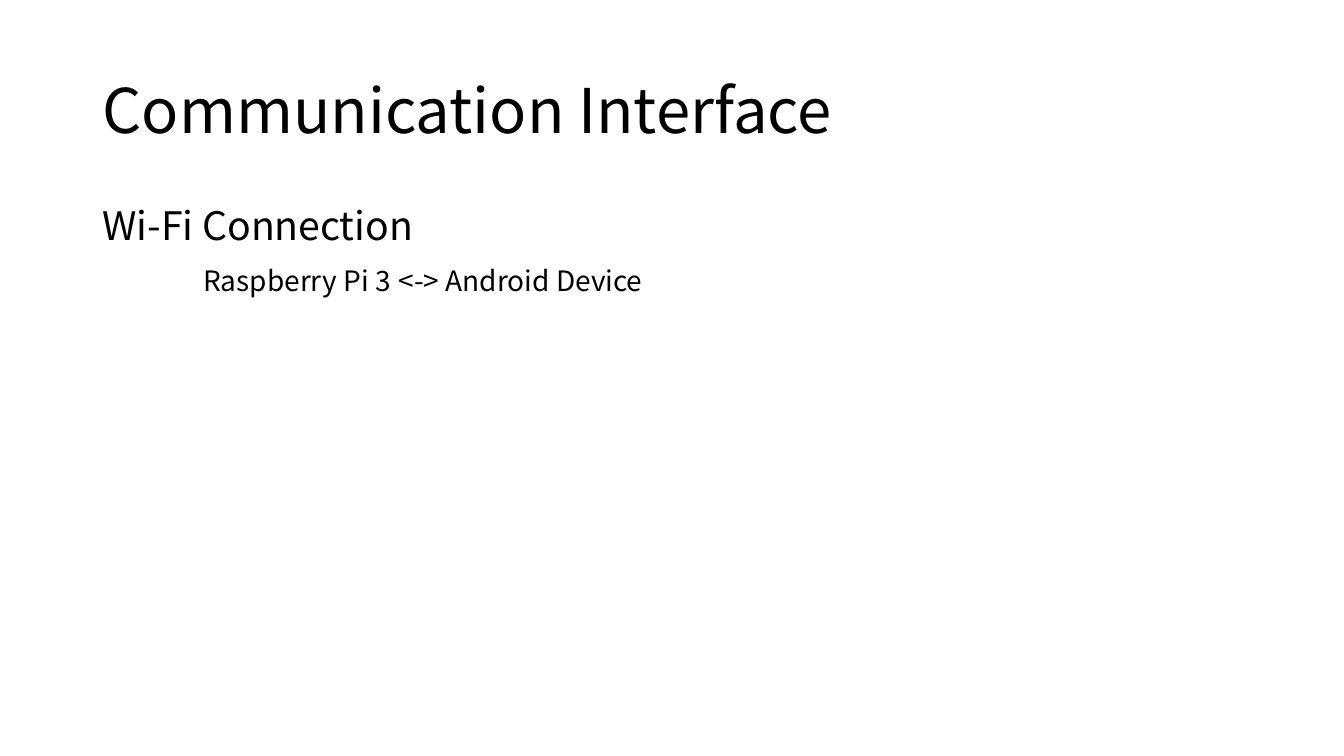
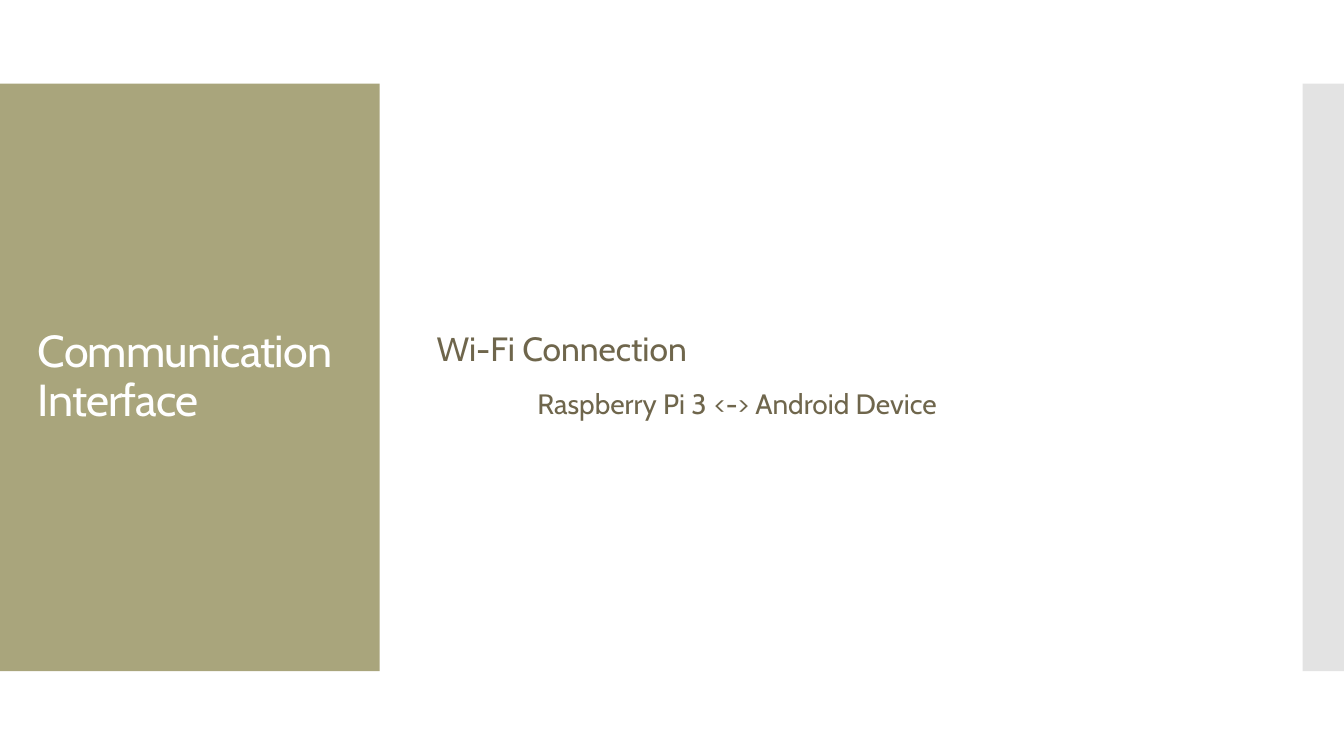
Before and after one commit to ricovalentino94/IoTProject, a slide deck: slide 4 of TeamProjectPPT.pptx. Drawn at 1344x756 pixels with LibreOffice and Linux fonts; fonts in the diff are those of the drawing. Boxes give left, top, right and bottom in pixels: in the first picture for what was removed or moved away, otherwise in the second. Text is boxed around its words. In the diff, an @@ line names an element or a change of style, - is before the commit and + after.

Commit message:
layout PPT project edited

```diff
--- a/TeamProjectPPT.pptx
+++ b/TeamProjectPPT.pptx
@@ rectangle added at bbox=[0, 84, 380, 671], fill #A9A57C @@
@@ rectangle added at bbox=[1303, 84, 1344, 671], fill #C8C8C8 at 50% opacity @@
@@ text "Wi-Fi Connection": place and size @@
-text "Wi-Fi Connection" at bbox=[102, 209, 642, 298]
+text "Wi-Fi Connection" at bbox=[437, 337, 937, 421]
@@ text "Wi-Fi Connection" at bbox=[437, 337, 937, 421]: size 28 to 24 pt in "Wi-Fi Connection"; font Noto Sans CJK KR to Cabin, text colour #000000 to #6F664C; more space between paragraphs; vertical alignment top to middle @@
@@ title "Communication Interface": place and size @@
-title "Communication Interface" at bbox=[102, 83, 831, 134]
+title "Communication Interface" at bbox=[38, 335, 332, 417]
@@ title "Communication Interface" at bbox=[38, 335, 332, 417]: size 44 to 32 pt, font Noto Sans CJK KR to Cabin, text colour #000000 to #FFFFFF, letter spacing 0 to -0.6 pt @@
```
Also in this commit, not shown: 4 other slides changed.
